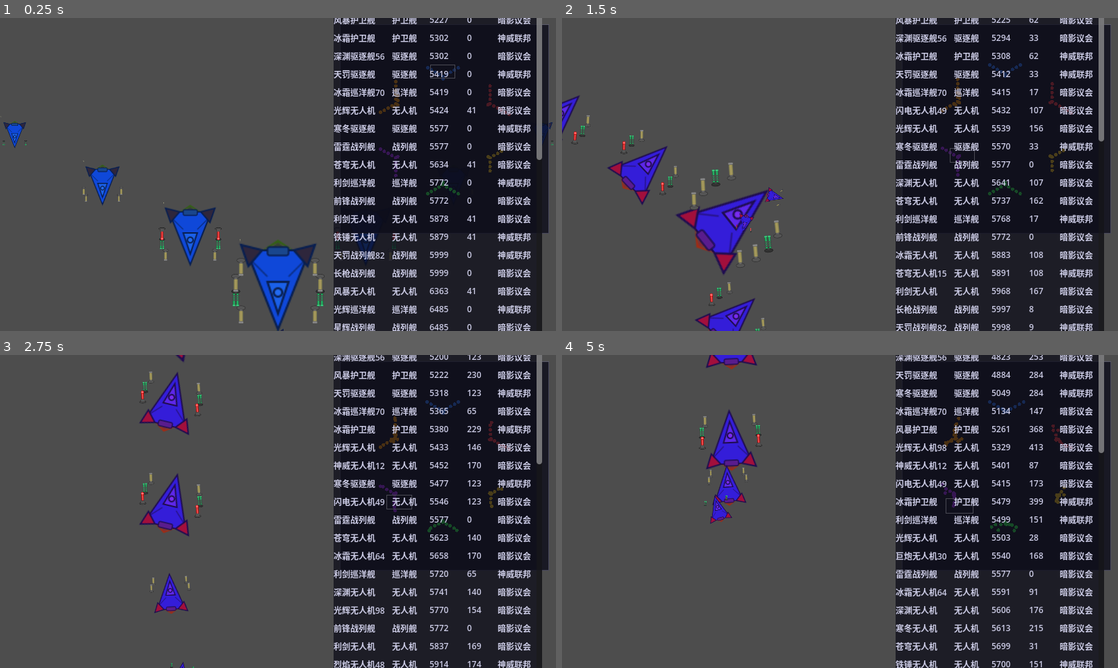
Above: before the commit, frames 1-4 (two rows, left to right).
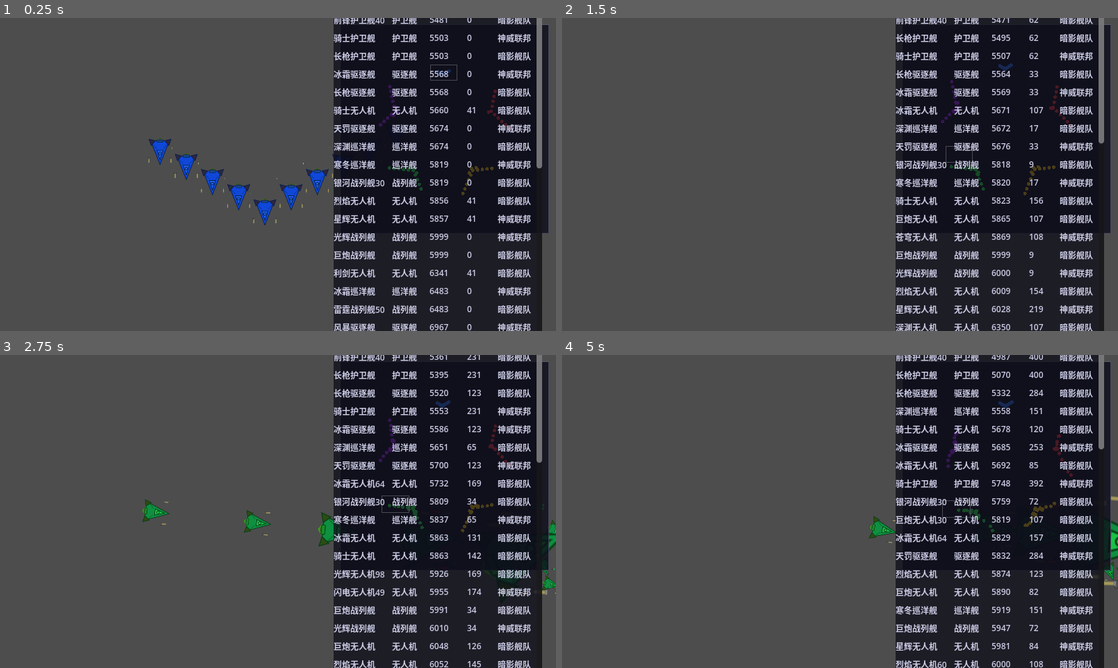
Above: after the commit, the same moments.

Repository: ZhanXuzhao/SpaceRTS
Game: Godot game, scene res://scenes/main.tscn
Two runs of this game, one before a commit and one after it. Both use one fixed random seed, a clock stepped at 60 frames per second and the inputs below.
Inputs (mouse positions are in pixels of both pictures, inside the frame that each line leads up to):
- Up to frame 1 (0.25 s): no input
- Up to frame 2 (1.5 s): click (995, 21) at 0.52 s; tap Enter at 1.25 s; move the mouse to (962, 158) at 1.27 s; hold W from 1.28 s (still down); tap R at 1.35 s; click (962, 158) at 1.42 s
- Up to frame 3 (2.75 s): release W at 2 s; drag from (166, 527) to (172, 652) at 2.02 s
- Up to frame 4 (5 s): move the mouse to (895, 442) at 2.77 s; hold W 2.78-3.5 s; tap H at 2.85 s; drag from (812, 574) to (734, 477) at 3.52 s; move the mouse to (1006, 558) at 4.27 s; hold A from 4.28 s (still down); tap G at 4.35 s

The runs differ from the first frame. In frame 1, 9.8% of the frame differs, in the area x 0-100%, y 0-100%; in frame 2, 9.2%; in frame 3, 8.4%; in frame 4, 8.1%.

Commit message:
修复因 Godot fmod 保留符号导致的 -π/π 角度跳变 bug
单位环绕飞行至左侧时 velocity.angle() 从 π 跳变到 -π，
Godot 的 fmod() 保留被除数负号，导致差值被算成 ~-6.2 rad（~360°），
飞船绕远路旋转一整圈。

将 fmod → fposmod（始终返回非负余数），正确计算小角度差值。

Diff:
--- a/game_config.gd
+++ b/game_config.gd
@@ -93,9 +93,9 @@
 # ===== 阵营配置 =====
 ## 二维数组：[[随机船, 护卫舰, 驱逐舰, 巡洋舰, 战列舰], ...]
 ## a.length = 阵营数量，a[0] = 玩家阵营，其余为AI阵营
-static var faction_0 = [10, 0, 0, 0, 0]
-static var faction_1 = [0, 2, 2, 2, 1]
-static var faction_2 = [0, 2, 4, 2, 1]
-static var faction_3 = [0, 2, 2, 4, 1]
-static var faction_4 = [0, 2, 2, 2, 4]
-static var faction_config: Array = [[0, 4, 2, 2, 1],faction_0, faction_1, faction_2, faction_3, faction_4]
+static var f0 = [10, 0, 0, 0, 0]
+static var f1 = [0, 2, 2, 2, 1]
+static var f2 = [0, 2, 4, 2, 1]
+static var f3 = [0, 2, 2, 4, 1]
+static var f4 = [0, 2, 2, 2, 4]
+static var faction_config: Array = [[0,10],f0, f0,f0,f0]
--- a/scripts/unit.gd
+++ b/scripts/unit.gd
@@ -550,7 +550,7 @@
 
 func _rotate_toward(current: float, target: float, max_delta: float) -> float:
 	"""限制步长旋转 current 角度到 target 角度（弧度）"""
-	var diff = fmod(target - current + PI, TAU) - PI
+	var diff = fposmod(target - current + PI, TAU) - PI
 	if abs(diff) < 0.001:
 		return target
 	var step = clamp(abs(diff), -max_delta, max_delta) * sign(diff)
--- a/scripts/unit_movement.gd
+++ b/scripts/unit_movement.gd
@@ -82,7 +82,7 @@
 	if unit.velocity.length_squared() > 1.0:
 		var target_angle = unit.velocity.angle()
 		var current_angle = unit._body.rotation
-		var diff_angle = fmod(target_angle - current_angle + PI, TAU) - PI
+		var diff_angle = fposmod(target_angle - current_angle + PI, TAU) - PI
 		var max_turn = deg_to_rad(unit.max_angular_speed) * delta
 		if abs(diff_angle) <= max_turn:
 			unit._body.rotation = target_angle
